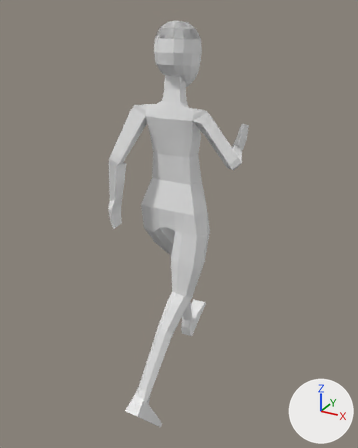
One commit to the FBX model Assets/Art/MeleeFighter/ManeuinVer/exported-manequin-rigify.fbx: the scene before it, then after it.
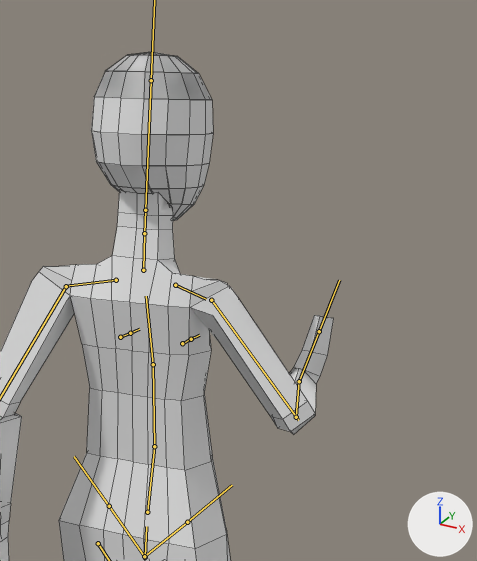
Old and new are each drawn whole from a 50 mm camera at (1.029, -1.799, 1.752) aimed at (0.034, 0.011, 0.847) and again close up on the part from 33% to 85% of the width and 0% to 49% of the height. The lights are fixed; the arrows at lower right show +X, +Y and +Z. Both versions are drawn at frame 1 of the action 'GameRig|G.Walk'; the numbers are the values there. The bones that bend it are drawn over the model as lines in the close-ups. The close-ups show mesh edges as thin lines.

In view in the first close-up: 'Manequin'.
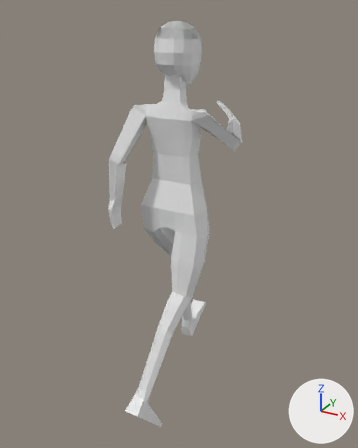
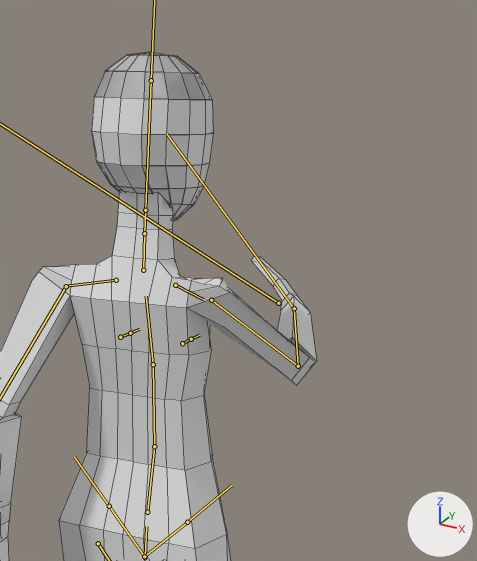
Pixel boxes [x1, y1, x2, y2] of what changed, in the close-ups (477 x 561 px):
```json
{"object": "Manequin", "change": "posed", "before": [0, 52, 334, 561], "after": [0, 52, 317, 561]}
{"bone": "DEF-shoulder.R", "before": "(175, 285) to (206, 299)", "after": "(175, 285) to (203, 299)"}
{"bone": "DEF-upper_arm.R", "before": "(211, 300) to (298, 420)", "after": "(211, 300) to (298, 366)"}
{"bone": "DEF-forearm.R", "before": "(296, 417) to (299, 380)", "after": "(298, 366) to (294, 308)"}
{"bone": "DEF-hand.R", "before": "(299, 381) to (319, 331)", "after": "(294, 308) to (166, 133)"}
```

Scene script edits in JSON lines:
```json
{"block": "bone_def_shoulder_r", "where": "bone_def_shoulder_r = bpy.data.objects['GameRig'].pose.bones['DEF-shoulder.R']  # child of 'DEF-spine.003'"}
{"op": "set", "path": "bone_def_shoulder_r.rotation_quaternion", "old": "(1.0, 0.001, 0.003, 0.029)", "new": "(0.998, 0.003, 0.005, 0.059)", "note": "degrees (0, 0, 3) -> degrees (0, 1, 7)"}
{"block": "bone_def_upper_arm_r", "where": "bone_def_upper_arm_r = bpy.data.objects['GameRig'].pose.bones['DEF-upper_arm.R']  # child of 'DEF-shoulder.R'"}
{"op": "set", "path": "bone_def_upper_arm_r.location", "old": "(0.0, 0.0, 0.0)", "new": "(0.001, 0.001, 0.005)"}
{"op": "set", "path": "bone_def_upper_arm_r.rotation_quaternion", "old": "(0.903, -0.073, -0.38, -0.185)", "new": "(0.841, 0.347, -0.381, -0.166)", "note": "degrees (1, -46, -23) -> degrees (57, -32, -40)"}
{"block": "bone_def_forearm_r", "where": "bone_def_forearm_r = bpy.data.objects['GameRig'].pose.bones['DEF-forearm.R']  # child of 'DEF-upper_arm.R'"}
{"op": "set", "path": "bone_def_forearm_r.location", "old": "(0.0, -0.006, 0.002)", "new": "(0.0, 0.0, 0.0)"}
{"op": "set", "path": "bone_def_forearm_r.rotation_quaternion", "old": "(0.743, 0.646, 0.085, -0.153)", "new": "(0.902, 0.404, 0.107, -0.104)", "note": "degrees (81, 19, -7) -> degrees (47, 16, -6)"}
{"block": "bone_def_hand_r", "where": "bone_def_hand_r = bpy.data.objects['GameRig'].pose.bones['DEF-hand.R']  # child of 'DEF-forearm.R'"}
{"op": "set", "path": "bone_def_hand_r.location", "old": "(-0.002, -0.006, -0.001)", "new": "(0.0, 0.0, 0.0)"}
{"op": "set", "path": "bone_def_hand_r.rotation_quaternion", "old": "(0.631, 0.556, 0.172, -0.513)", "new": "(0.823, 0.565, 0.007, -0.051)", "note": "degrees (58, 52, -48) -> degrees (69, 4, -4)"}
```
